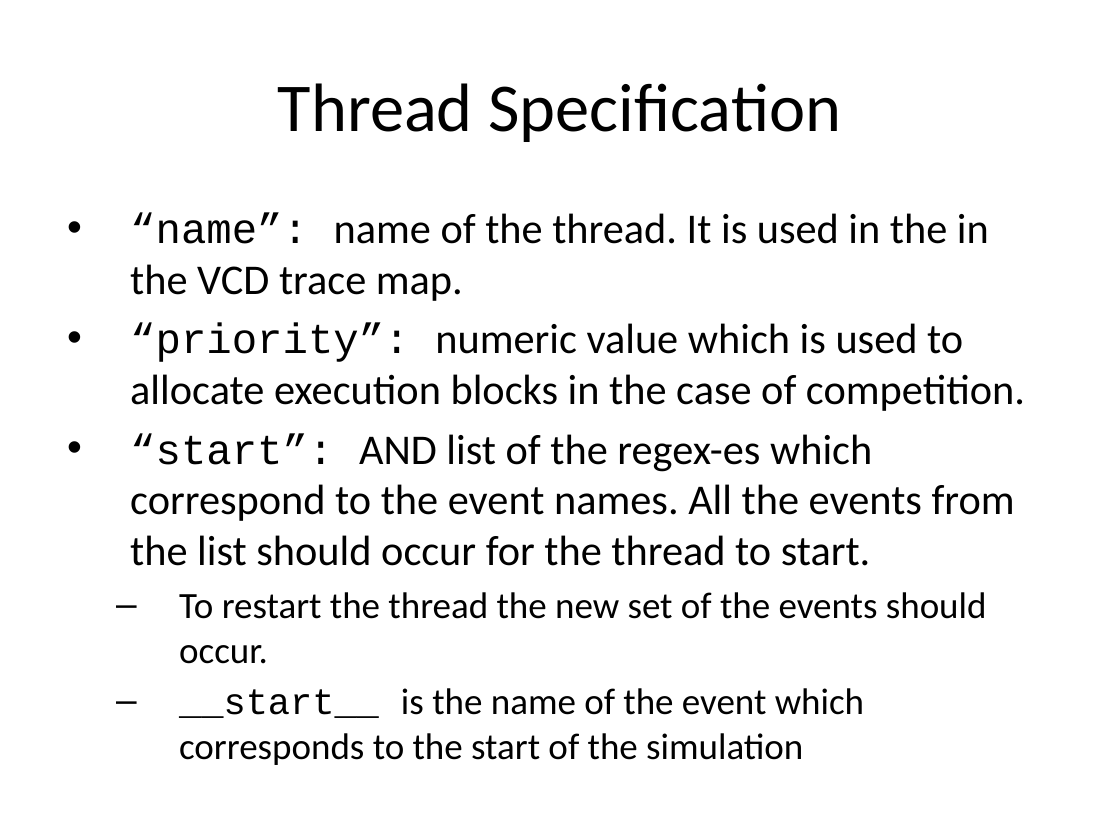
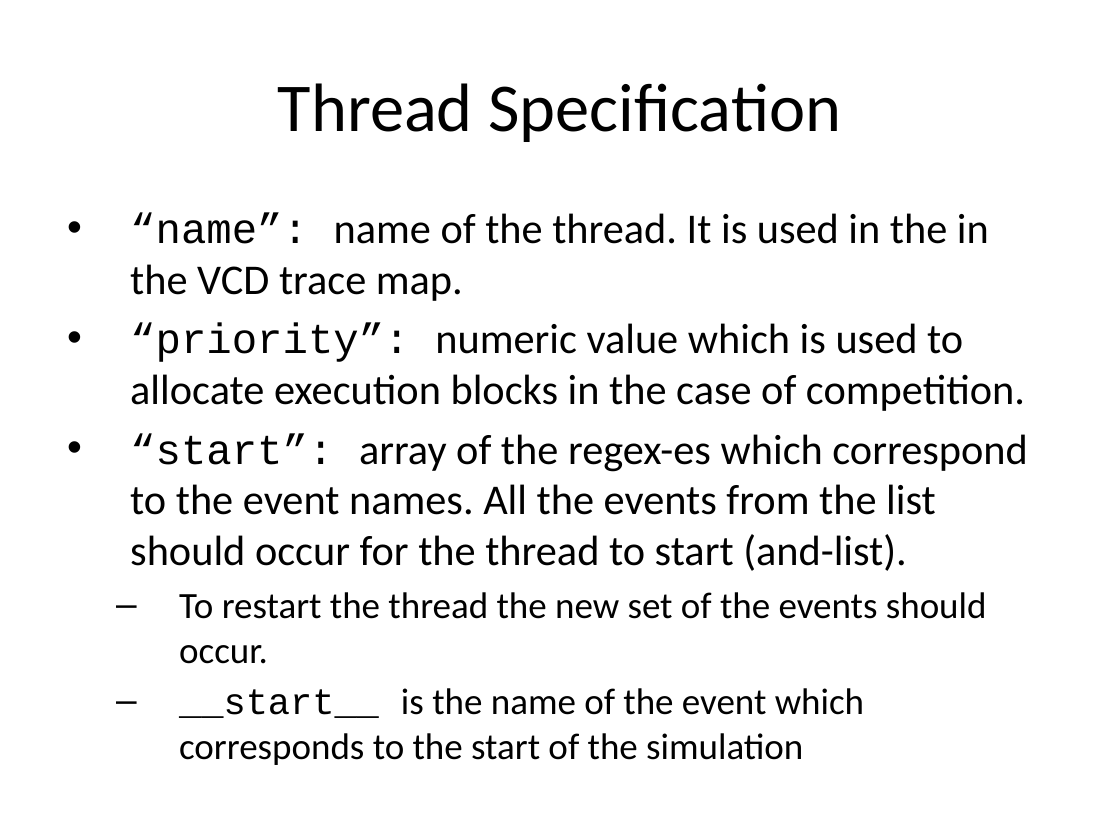
Before and after one commit to timurkelin/simschd, a slide deck: slide 20 of doc/simschd.pptx. Drawn at 1120x840 pixels with LibreOffice and Linux fonts; fonts in the diff are those of the drawing; background and template pictures are left out. Boxes give left, top, right and bottom in pixels: in the first picture for what was removed or moved away, otherwise in the second. Text is boxed around its words. In the diff, an @@ line names an element or a change of style, - is before the commit and + after.

```diff
--- a/doc/simschd.pptx
+++ b/doc/simschd.pptx
@@ text at <box>130,433,1027,571</box>: text changed @@
-• “start”: AND list of the regex-es which correspond to the event names. All the events from the list should occur for the thread to start.
+• “start”: array of the regex-es which correspond to the event names. All the events from the list should occur for the thread to start (and-list).
```
Also in this commit, not shown: 5 other slides changed, 1 slide added.
